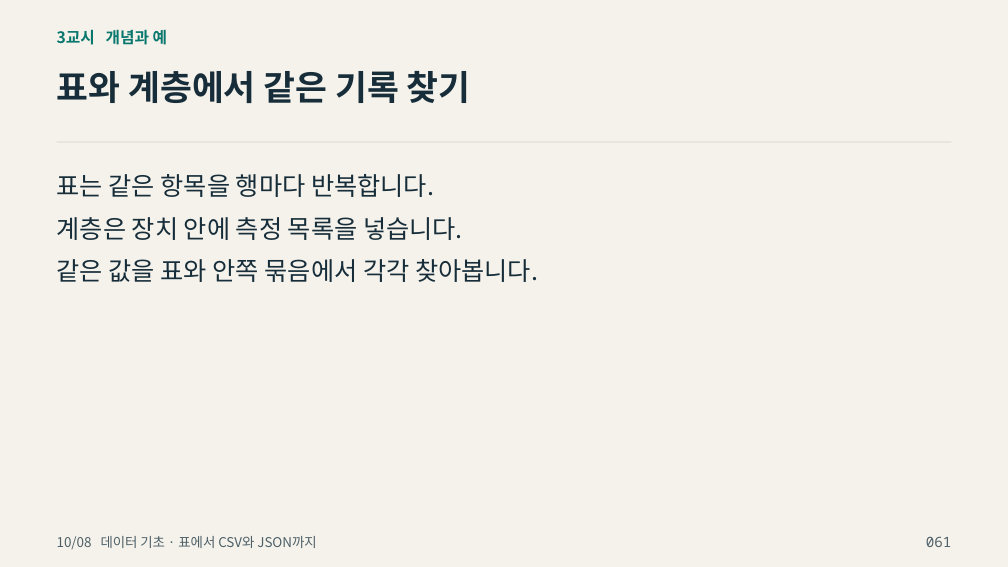
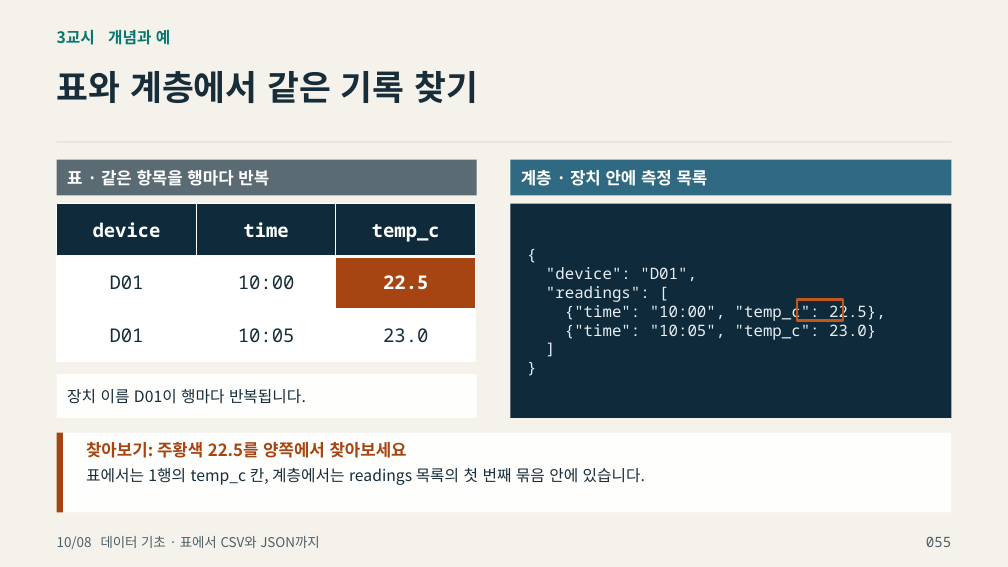
Before and after one commit to zeusk302-png/kdigital-physical-ai, a slide deck: slide 55 of downloads/2026-10-08/readable-slides.pptx (slide 61 before the commit). Drawn at 1008x567 pixels with LibreOffice and Linux fonts; fonts in the diff are those of the drawing; background and template pictures are left out. Boxes give left, top, right and bottom in pixels: in the first picture for what was removed or moved away, otherwise in the second. Text is boxed around its words. In the diff, an @@ line names an element or a change of style, - is before the commit and + after.

```diff
--- a/downloads/2026-10-08/readable-slides.pptx
+++ b/downloads/2026-10-08/readable-slides.pptx
@@ rectangle "표 · 같은 항목을 행마다 ...": place and size @@
-rectangle "표 · 같은 항목을 행마다 ..." at [57,174,434,197]
+rectangle "표 · 같은 항목을 행마다 ..." at [57,160,477,195]
@@ rectangle "표 · 같은 항목을 행마다 ..." at [57,160,477,195]: vertical alignment top to middle; fill none to #5B6B74 @@
@@ text in rectangle at [67,170,269,186]: text changed; size 24 to 16 pt; text colour #172E3A to #FFFFFF; bold on @@
-표는 같은 항목을 행마다 반복합니다.
+표 · 같은 항목을 행마다 반복
@@ rectangle added at [510,160,951,195], fill #2F6A82, 16 pt, text #FFFFFF, bold @@
+계층 · 장치 안에 측정 목록
@@ table added at [57,203,476,361], 3 rows, 3 columns @@
+device | time | temp_c
+D01 | 10:00 | 22.5
+D01 | 10:05 | 23.0
@@ rectangle added at [510,203,951,417], fill #0F2A3A, 15 pt, text #E6EEF1 @@
+{
+"device": "D01",
+"readings": [
+{"time": "10:00", "temp_c": 22.5},
+{"time": "10:05", "temp_c": 23.0}
+]
+}
@@ text removed at [57,217,463,240] @@
-계층은 장치 안에 측정 목록을 넣습니다.
@@ text removed at [57,259,538,282] @@
-같은 값을 표와 안쪽 묶음에서 각각 찾아봅니다.
@@ rectangle added at [797,299,843,321], outline #C2571A 2.5 pt @@
@@ rectangle added at [57,374,477,417], fill #FFFFFF at 94% opacity, 15 pt, text #172E3A @@
+장치 이름 D01이 행마다 반복됩니다.
@@ rectangle added at [57,433,951,513], fill #FFFFFF at 94% opacity @@
@@ rectangle added at [57,433,63,513], fill #A64512 @@
@@ text added at [86,442,407,458], 16 pt, text #A64512, bold @@
+찾아보기: 주황색 22.5를 양쪽에서 찾아보세요
@@ text added at [86,468,645,485], 15 pt, text #172E3A @@
+표에서는 1행의 temp_c 칸, 계층에서는 readings 목록의 첫 번째 묶음 안에 있습니다.
@@ text at [926,537,951,547]: text changed @@
-061
+055
```
Also in this commit, not shown: 83 other slides changed, 33 slides added, 23 slides removed, 11 other files.
